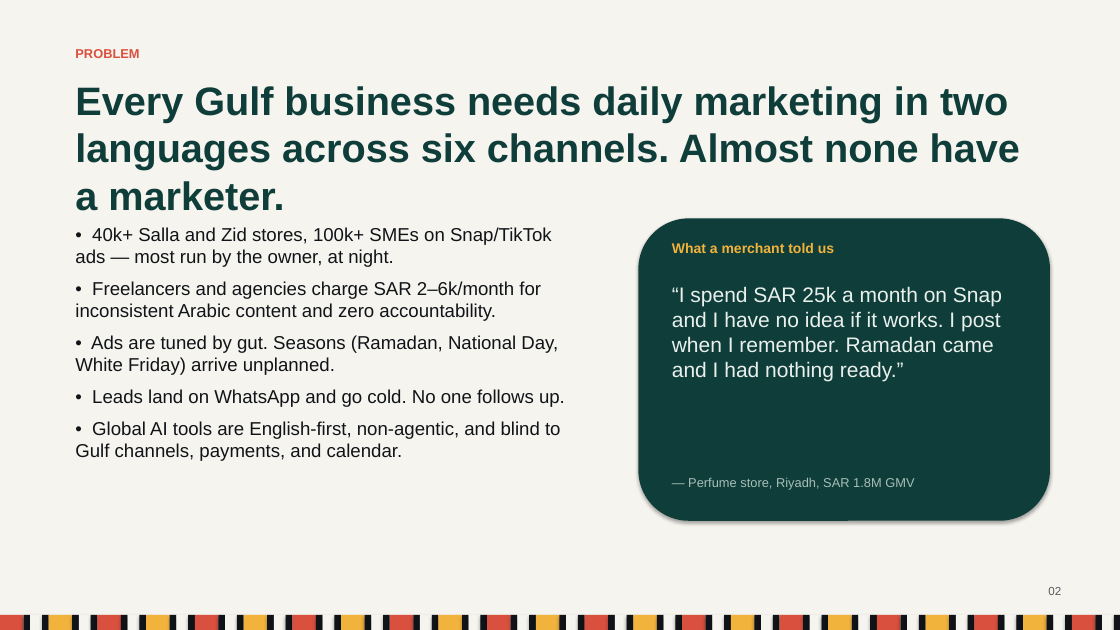
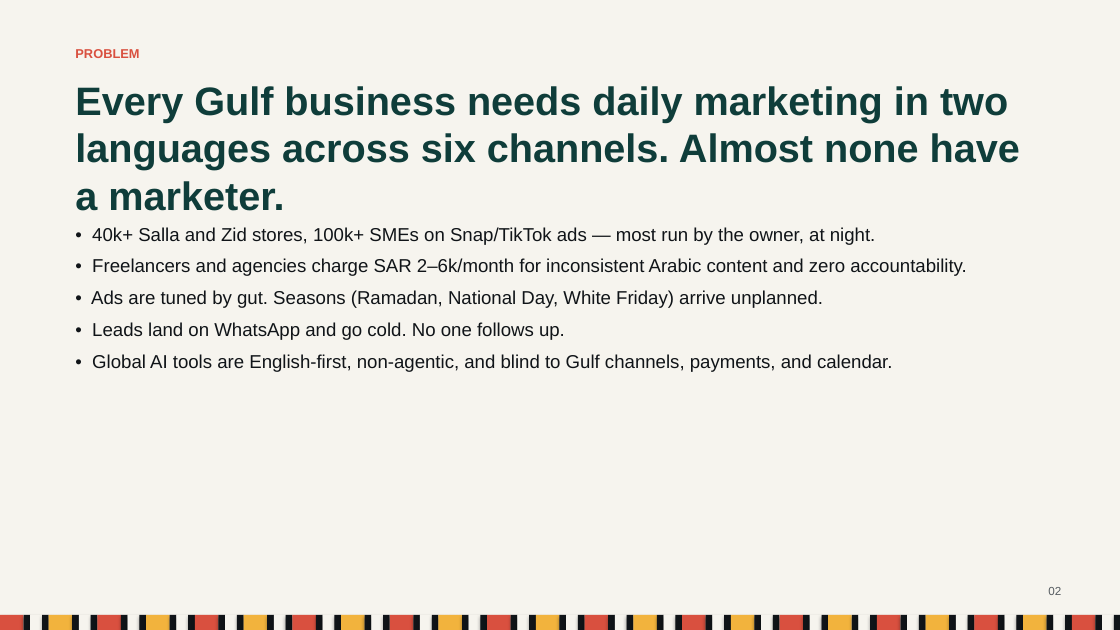
Before and after one commit to iAbulkhair/Nashr, a slide deck: slide 2 of docs/Nashr_Pitch_Deck.pptx. Drawn at 1120x630 pixels with LibreOffice and Linux fonts; fonts in the diff are those of the drawing. Boxes give left, top, right and bottom in pixels: in the first picture for what was removed or moved away, otherwise in the second. Text is boxed around its words. In the diff, an @@ line names an element or a change of style, - is before the commit and + after.

```diff
--- a/docs/Nashr_Pitch_Deck.pptx
+++ b/docs/Nashr_Pitch_Deck.pptx
@@ text "• 40k+ Salla and Zid ..." rewrapped from [75, 227, 565, 461] to [91, 227, 966, 372] @@
@@ rounded rectangle removed at [639, 218, 1050, 521] @@
@@ text removed at [672, 243, 834, 253] @@
-What a merchant told us
@@ text removed at [672, 286, 1002, 382] @@
-“I spend SAR 25k a month on Snap and I have no idea if it works. I post when I remember. Ramadan came and I had nothing ready.”
@@ text removed at [688, 477, 914, 490] @@
-— Perfume store, Riyadh, SAR 1.8M GMV
```
Also in this commit, not shown: 7 other slides changed, 12 other files.
